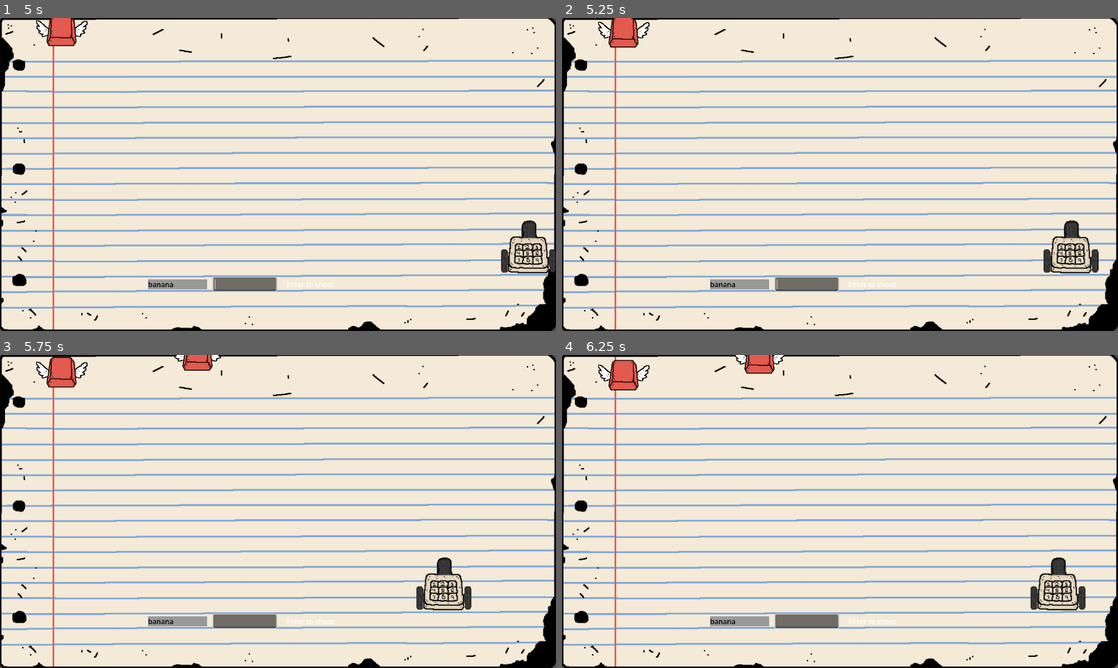
Above: before the commit, frames 1-4 (two rows, left to right).
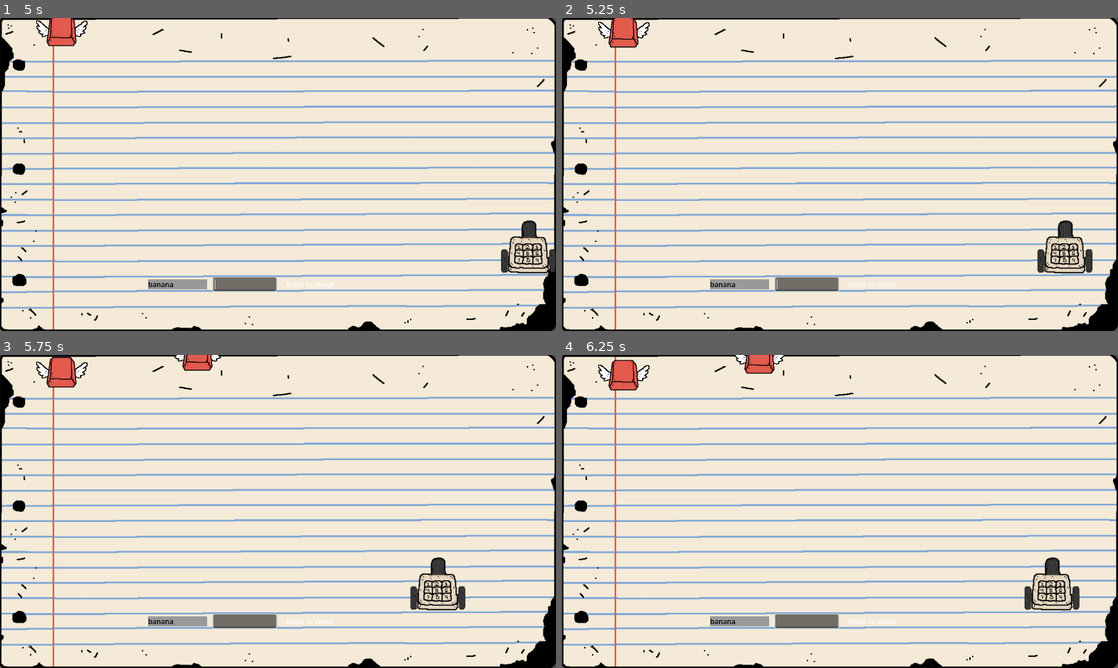
Above: after the commit, the same moments.

Repository: Jsalazar68/3390_project3
Game: Godot game, scene res://scenes/main_menu/Menu.tscn
Same seed, same stepped clock (60 frames per second), same inputs: the game is played once before the commit and once after it.
Inputs (mouse positions are in pixels of both pictures, inside the frame that each line leads up to):
- Up to frame 1 (5 s): click "START" at 0.5 s; tap Enter (ui_accept) at 1.25, 1.52, 2.27, 3.77, 4.52 s; move the mouse to (400, 158) at 1.27 s; hold Right (ui_right) 1.28-2.78 s; click (400, 158) at 1.42 s; move the mouse to (166, 190) at 2.02 s; move the mouse to (333, 105) at 2.77 s; hold Left (ui_left) 2.78-3.53 s; move the mouse to (250, 237) at 3.52 s; hold Right (ui_right) from 3.53 s (still down); click (250, 237) at 3.67 s; move the mouse to (444, 221) at 4.27 s
- Up to frame 2 (5.25 s): move the mouse to (673, 127) at 5.02 s; release Right (ui_right) at 5.03 s; hold Left (ui_left) from 5.03 s (still down)
- Up to frame 3 (5.75 s): keep holding Left (ui_left); tap Enter (ui_accept) at 5.27 s
- Up to frame 4 (6.25 s): move the mouse to (867, 511) at 5.77 s; release Left (ui_left) at 5.78 s; hold Right (ui_right) from 5.78 s (still down); click (867, 511) at 5.92 s

Frame 1 is identical in both runs. In frame 2, 0.9% of the frame differs, in the area x 85-97%, y 64-82%; in frame 3, 1.0%; in frame 4, 1.0%, in the area x 83-95%, y 64-82%.

Commit message:
fixed input and boundaries
les go

Diff:
--- a/project.godot
+++ b/project.godot
@@ -48,6 +48,16 @@
 "events": [Object(InputEventKey,"resource_local_to_scene":false,"resource_name":"","device":-1,"window_id":0,"alt_press …(195 unchanged characters)…
 ]
 }
+left={
+"deadzone": 0.2,
+"events": [Object(InputEventKey,"resource_local_to_scene":false,"resource_name":"","device":-1,"window_id":0,"alt_pressed":false,"shift_pressed":false,"ctrl_pressed":false,"meta_pressed":false,"pressed":false,"keycode":0,"physical_keycode":4194319,"key_label":0,"unicode":0,"location":0,"echo":false,"script":null)
+]
+}
+right={
+"deadzone": 0.2,
+"events": [Object(InputEventKey,"resource_local_to_scene":false,"resource_name":"","device":-1,"window_id":0,"alt_pressed":false,"shift_pressed":false,"ctrl_pressed":false,"meta_pressed":false,"pressed":false,"keycode":0,"physical_keycode":4194321,"key_label":0,"unicode":0,"location":0,"echo":false,"script":null)
+]
+}
 
 [physics]
 
--- a/scenes/game/Game.tscn
+++ b/scenes/game/Game.tscn
@@ -7,6 +7,15 @@
 [ext_resource type="PackedScene" uid="uid://c54ibeue7fonp" path="res://Scenes/game/Pause.tscn" id="3_gbxxb"]
 
 [sub_resource type="StyleBoxFlat" id="StyleBoxFlat_gl6un"]
+
+[sub_resource type="GDScript" id="GDScript_nbkpf"]
+script/source = "extends LineEdit
+
+func _on_input_gui_input(event):
+    if event is InputEventKey and event.pressed:
+        if event.keycode == KEY_LEFT or event.keycode == KEY_RIGHT:
+            accept_event()
+"
 
 [sub_resource type="RectangleShape2D" id="RectangleShape2D_j5yw3"]
 size = Vector2(86, 81)
@@ -34,11 +43,12 @@
 theme_override_colors/font_color = Color(0, 0, 0, 1)
 theme_override_styles/normal = SubResource("StyleBoxFlat_gl6un")
 
-[node name="input" type="LineEdit" parent="." unique_id=1546481501]
+[node name="wordInput" type="LineEdit" parent="." unique_id=1546481501]
 offset_left = 491.0
 offset_top = 597.0
 offset_right = 636.0
 offset_bottom = 628.0
+script = SubResource("GDScript_nbkpf")
 
 [node name="Timer" type="Timer" parent="." unique_id=1800865907]
 wait_time = 1000.0
@@ -161,7 +171,8 @@
 
 [node name="Pause" parent="CanvasLayer" unique_id=1667373569 instance=ExtResource("3_gbxxb")]
 
-[connection signal="text_submitted" from="input" to="." method="_on_input_text_submitted"]
+[connection signal="gui_input" from="wordInput" to="." method="_on_word_input_gui_input"]
+[connection signal="text_submitted" from="wordInput" to="." method="_on_input_text_submitted"]
 [connection signal="timeout" from="Timer" to="." method="_on_timer_timeout"]
 [connection signal="pressed" from="game_Over/submit_button" to="." method="_on_submit_button_pressed"]
 [connection signal="timeout" from="SpawnTimer" to="." method="_on_spawn_timer_timeout"]
--- a/scripts/gameplay/game.gd
+++ b/scripts/gameplay/game.gd
@@ -40,16 +40,16 @@
 func next_word():
 	current_word = words[randi() % words.size()]
 	$word_display.text = current_word
-	$input.clear()
+	$wordInput.clear()
 	print("NEXT CALL")
-	$input.release_focus()
+	$wordInput.release_focus()
 	await get_tree().process_frame
-	$input.grab_focus()
+	$wordInput.grab_focus()
 
 func stuck_word():
-	$input.release_focus()
+	$wordInput.release_focus()
 	await get_tree().process_frame
-	$input.grab_focus()
+	$wordInput.grab_focus()
 
 
 
@@ -72,14 +72,12 @@
 func _on_timer_timeout() -> void:
 	print("TIMES UP")
 	print("FINAL SCORE: ", count)
-	$input.release_focus()
+	$wordInput.release_focus()
 	var score_node := $game_Over/score_display/score_num
 	score_node.text = str(count)
 	$game_Over.visible = true
 
-#func _moveinput(event):
-	#if event.is_action_pressed("left") or event.is_action_pressed("right"):
-		#return
+
 
 func _on_submit_button_pressed() -> void:
 	get_tree().change_scene_to_file("res://scripts/gameplay/score.gd")
@@ -105,3 +103,9 @@
 	var new_wait_time = spawn_timer.wait_time - 0.2
 	spawn_timer.wait_time = clamp(new_wait_time, 1, spawn_timer.wait_time)
 	spawn_timer.wait_time -= 0.2
+
+
+func _on_word_input_gui_input(event: InputEvent) -> void:
+	if event is InputEventKey and event.pressed:
+		if event.keycode == KEY_LEFT or event.keycode == KEY_RIGHT:
+			get_viewport().set_input_as_handled()
--- a/scripts/gameplay/player.gd
+++ b/scripts/gameplay/player.gd
@@ -4,8 +4,8 @@
 const SPEED = 300.0
 const JUMP_VELOCITY = -400.0
 
-@export var min_x = 0
-@export var max_x = 1280
+@export var min_x = 70
+@export var max_x = 1220
 
 func _ready():
 	fixed_y = position.y
